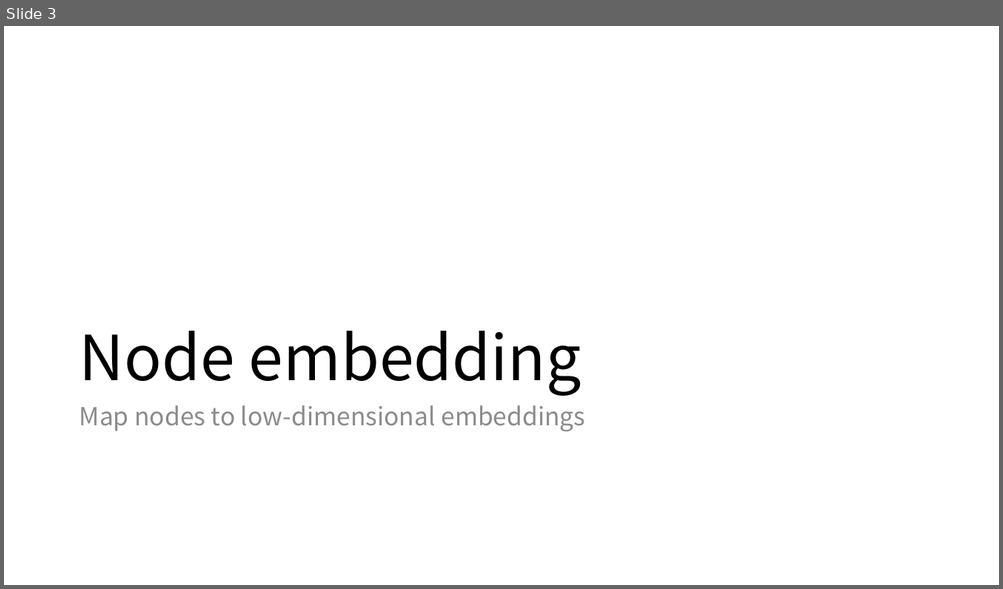
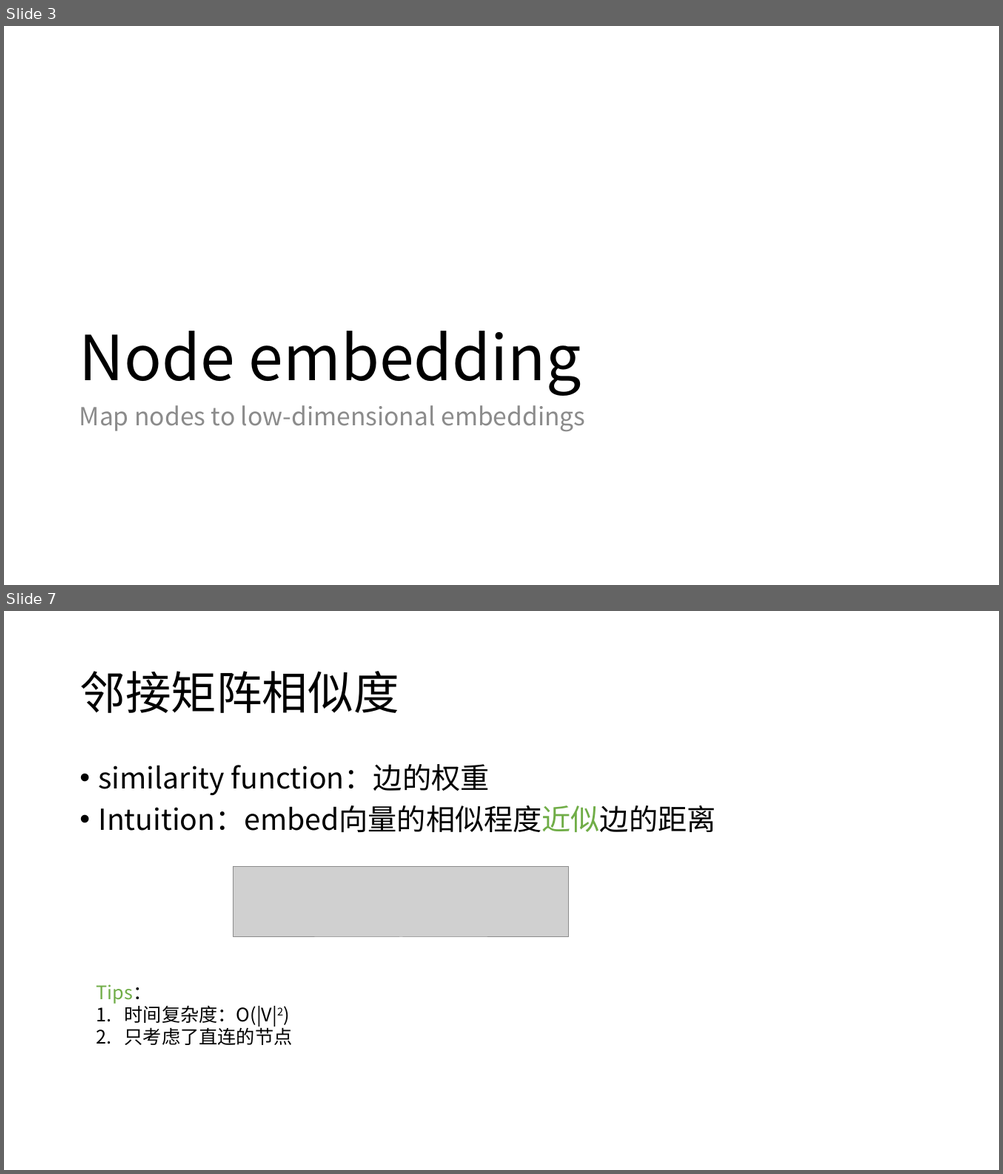
Before and after one commit to shmilysyq/rcmd_paper, a slide deck: embedding/graph embedding/Representation Learning on Graphs.pptx. Shown one above the other, each under a label of ours: slide 3 before the commit, slides 3 and 7 after it; the slides between them are not shown. The pictures are 1003x589 and 1003x1174 pixels, drawn with LibreOffice and Linux fonts; fonts in the diff are those of the drawing; grey boxes stand for pictures. Boxes give left, top, right and bottom in pixels: in the first picture for what was removed or moved away, otherwise in the second. Text is boxed around its words. In the diff, an @@ line names an element or a change of style, - is before the commit and + after.

```diff
--- a/embedding/graph embedding/Representation Learning on Graphs.pptx
+++ b/embedding/graph embedding/Representation Learning on Graphs.pptx
@@ slide 7 added at [4, 611, 999, 1170], background #FFFFFF @@
@@ title added at [79, 671, 398, 713], 44 pt, text #000000 @@
+邻接矩阵相似度
@@ text added at [99, 764, 716, 832], 28 pt, text #000000 @@
+• similarity function：边的权重
+• Intuition：embed向量的相似程度近似边的距离
@@ picture added at [233, 867, 568, 938] @@
@@ text added at [96, 985, 293, 1045], 18 pt, text #000000 @@
+Tips：
+1. 时间复杂度：O(|V|2)
+2. 只考虑了直连的节点
```
Also in this commit, not shown: 23 other slides added.
